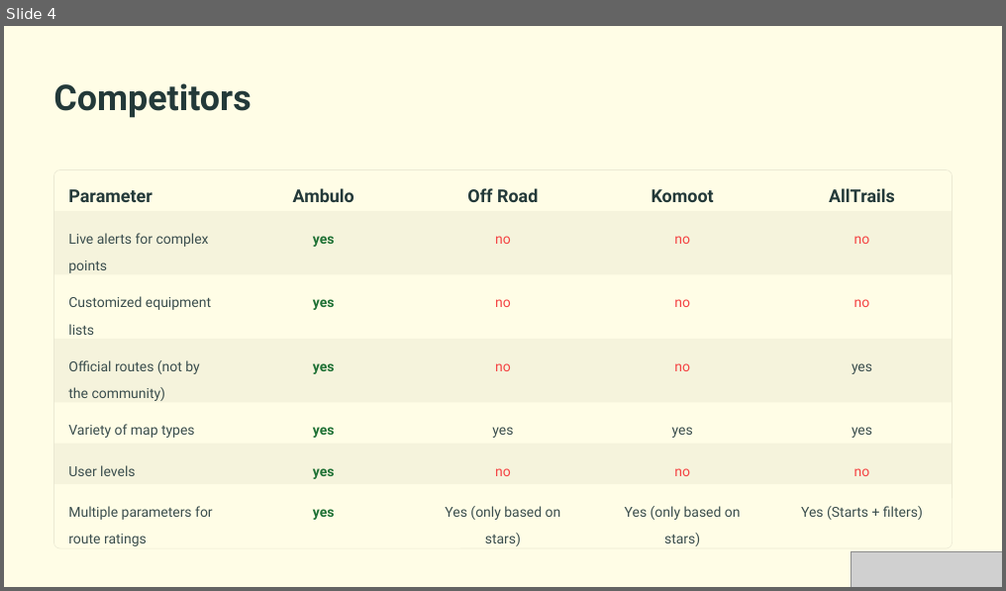
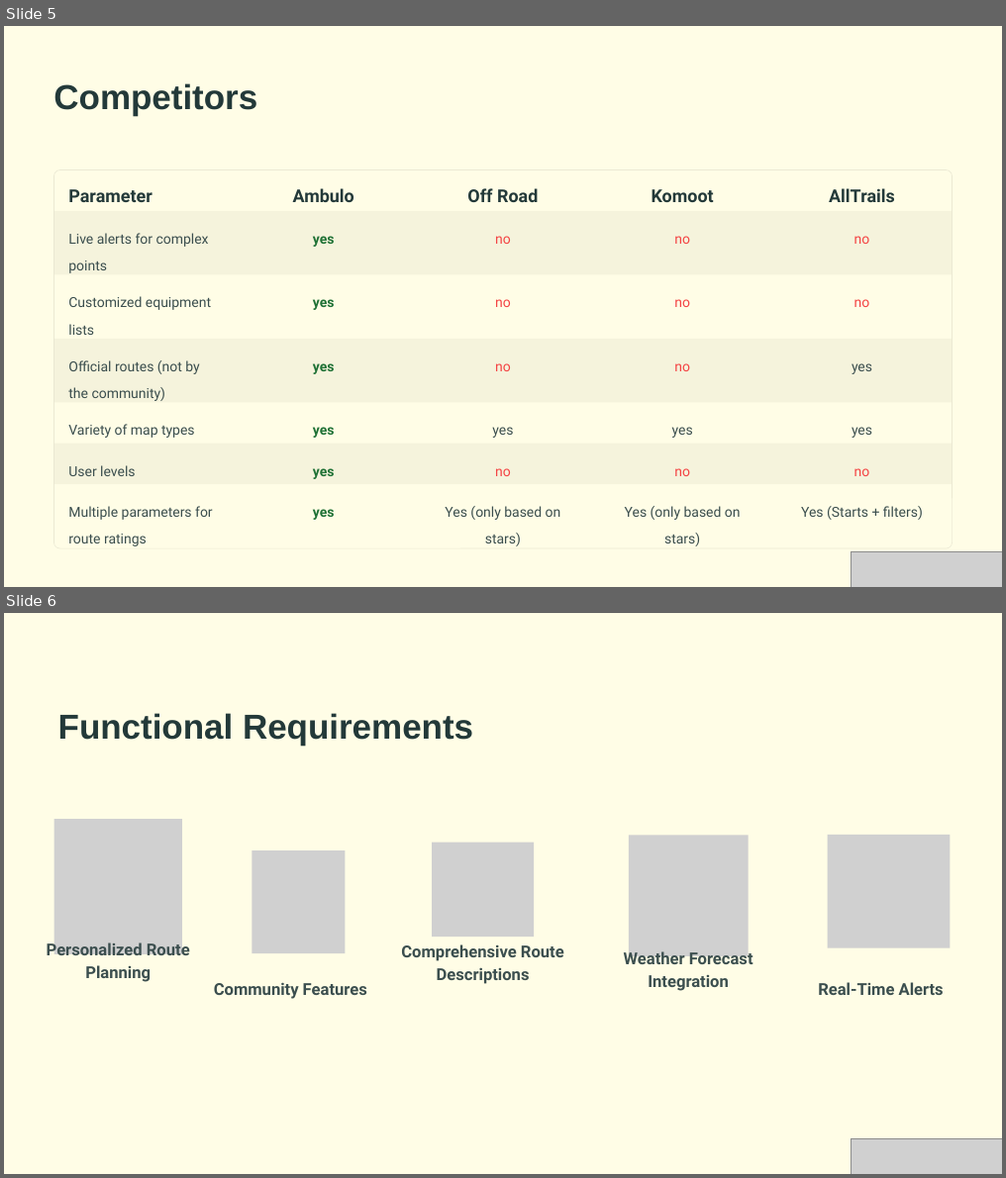
Before and after one commit to Danielbet21/Ambulo, a slide deck: Documents/Ambulo-Your-Personalized-Hiking-Companion.pptx. Shown one above the other, each under a label of ours: slide 4 before the commit, slides 5 and 6 after it. The pictures are 1006x591 and 1006x1178 pixels, drawn with LibreOffice and Linux fonts; fonts in the diff are those of the drawing; grey boxes stand for pictures; background and template pictures are left out. Boxes give left, top, right and bottom in pixels: in the first picture for what was removed or moved away, otherwise in the second. Text is boxed around its words. In the diff, an @@ line names an element or a change of style, - is before the commit and + after.

```diff
--- a/Documents/Ambulo-Your-Personalized-Hiking-Companion.pptx
+++ b/Documents/Ambulo-Your-Personalized-Hiking-Companion.pptx
@@ slide 6 added at [4, 613, 1002, 1174], background #FFFFFF; not listed: 1 template element that a slide beside it also shows @@
@@ text added at [58, 713, 473, 746], 40 pt, text #233939, bold @@
+Functional Requirements
@@ picture added at [54, 819, 182, 955] @@
@@ picture added at [432, 843, 535, 938] @@
@@ picture added at [629, 835, 748, 956] @@
@@ picture added at [828, 835, 949, 949] @@
@@ picture added at [252, 851, 345, 954] @@
@@ text added at [47, 942, 190, 982], 19 pt, text #3B4E4E, bold @@
+Personalized Route Planning
@@ text added at [401, 945, 564, 984], 19 pt, text #3B4E4E, bold @@
+Comprehensive Route Descriptions
@@ text added at [624, 950, 753, 991], 19 pt, text #3B4E4E, bold @@
+Weather Forecast Integration
@@ text added at [214, 982, 367, 999], 19 pt, text #3B4E4E, bold @@
+Community Features
@@ text added at [818, 982, 944, 995], 19 pt, text #3B4E4E, bold @@
+Real-Time Alerts
@@ picture added at [850, 1139, 1002, 1174] @@
@@ what was slide 4 is now slide 5 @@
@@ slide 5 changed as well @@
@@ text "Competitors" at [54, 83, 257, 116]: size 41 to 40 pt, font Roboto to Arial @@
```
Also in this commit, not shown: 9 other slides changed, 1 slide removed.
